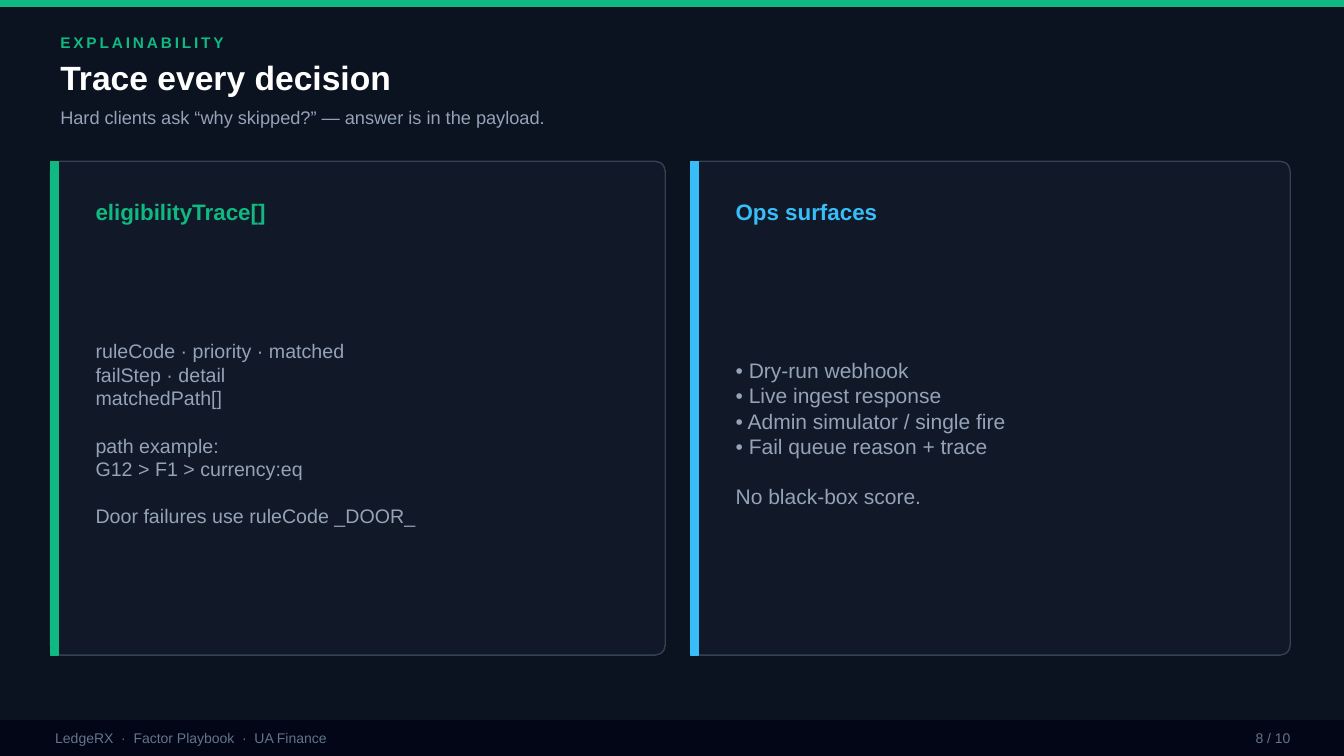
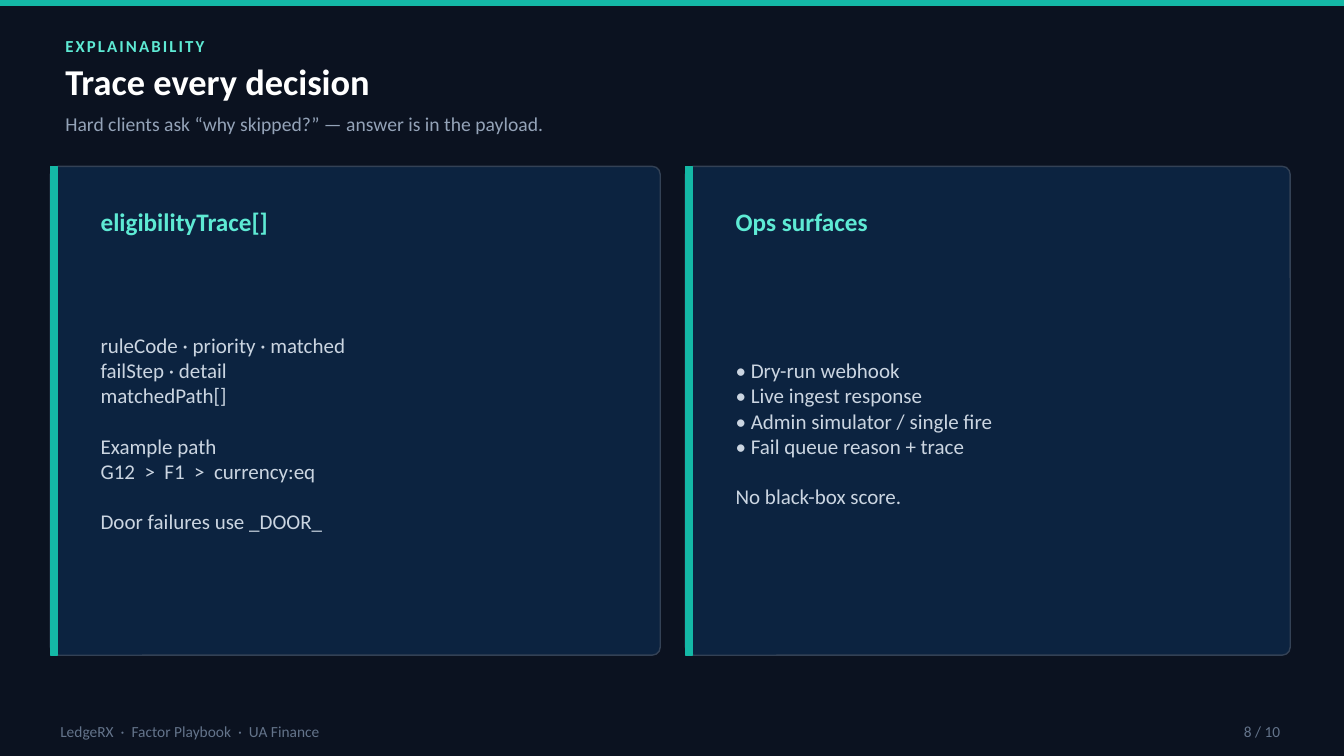
Before and after one commit to yky32/ledger-engine, a slide deck: slide 8 of docs/decks/LedgeRX-Factor-Playbook.pptx. Drawn at 1344x756 pixels with LibreOffice and Linux fonts; fonts in the diff are those of the drawing. Boxes give left, top, right and bottom in pixels: in the first picture for what was removed or moved away, otherwise in the second. Text is boxed around its words. In the diff, an @@ line names an element or a change of style, - is before the commit and + after.

Commit message:
docs(decks): Factor Playbook palette/fonts match UAF briefing (Calibri + teal system)

```diff
--- a/docs/decks/LedgeRX-Factor-Playbook.pptx
+++ b/docs/decks/LedgeRX-Factor-Playbook.pptx
@@ rectangle at (0,0,1344,6): fill #10B981 to #14B8A6; outline #10B981 1 pt to #14B8A6 1 pt @@
@@ text "EXPLAINABILITY" at (65,41,204,52): size 11 to 12 pt, font Arial to Calibri, text colour #10B981 to #5EEAD4, letter spacing 2 to 1.5 pt @@
@@ text "Trace every decision" at (65,69,369,101): size 24 to 26 pt, font Arial to Calibri @@
@@ text "Hard clients ask “why skipped?” ..." at (65,117,543,134): size 13 to 14 pt, font Arial to Calibri @@
@@ rectangle at (50,166,57,655): fill #10B981 to #14B8A6; outline #10B981 1 pt to #14B8A6 1 pt @@
@@ rectangle: place and size @@
-rectangle at (50,161,58,655)
+rectangle at (50,166,57,655)
@@ rounded rectangle: place and size @@
-rounded rectangle at (50,161,665,655)
+rounded rectangle at (50,166,660,655)
@@ rounded rectangle at (50,166,660,655): fill #111827 to #0C2340; proportions changed @@
@@ rounded rectangle at (686,166,1291,655): fill #111827 to #0C2340; proportions changed @@
@@ rounded rectangle: place and size @@
-rounded rectangle at (691,161,1291,655)
+rounded rectangle at (686,166,1291,655)
@@ rectangle: place and size @@
-rectangle at (691,161,699,655)
+rectangle at (686,166,693,655)
@@ rectangle at (686,166,693,655): fill #38BDF8 to #14B8A6; outline #38BDF8 1 pt to #14B8A6 1 pt @@
@@ text "eligibilityTrace[]": place and size @@
-text "eligibilityTrace[]" at (96,204,266,225)
+text "eligibilityTrace[]" at (101,212,268,236)
@@ text "eligibilityTrace[]" at (101,212,268,236): size 16 to 18 pt, font Arial to Calibri, text colour #10B981 to #5EEAD4 @@
@@ text "Ops surfaces": place and size @@
-text "Ops surfaces" at (736,204,877,225)
+text "Ops surfaces" at (736,213,868,235)
@@ text "Ops surfaces" at (736,213,868,235): size 16 to 18 pt, font Arial to Calibri, text colour #38BDF8 to #5EEAD4 @@
@@ text "• Dry-run webhook" at (736,363,992,504): font Arial to Calibri, text colour #94A3B8 to #CBD5E1 @@
@@ text at (101,338,345,483): size 14 to 15 pt, font Arial to Calibri, text colour #94A3B8 to #CBD5E1 in "ruleCode · priority · matched", "failStep · detail", "matchedPath[]", "G12 > F1 > currency:eq" @@
@@ text at (101,439,216,458): text changed; size 14 to 15 pt; font Arial to Calibri; text colour #94A3B8 to #CBD5E1 @@
-path example:
+Example path
@@ text at (101,514,322,532): text changed; size 14 to 15 pt; font Arial to Calibri; text colour #94A3B8 to #CBD5E1 @@
-Door failures use ruleCode _DOOR_
+Door failures use _DOOR_
@@ rectangle removed at (0,721,1344,756) @@
@@ text "LedgeRX · Factor Playbook · ..." at (60,726,319,740): size 10 to 11 pt, font Arial to Calibri @@
@@ text "8 / 10": place and size @@
-text "8 / 10" at (1256,733,1291,743)
+text "8 / 10" at (1244,726,1281,737)
@@ text "8 / 10" at (1244,726,1281,737): size 10 to 11 pt, font Arial to Calibri @@
```
Also in this commit, not shown: 9 other slides changed.
